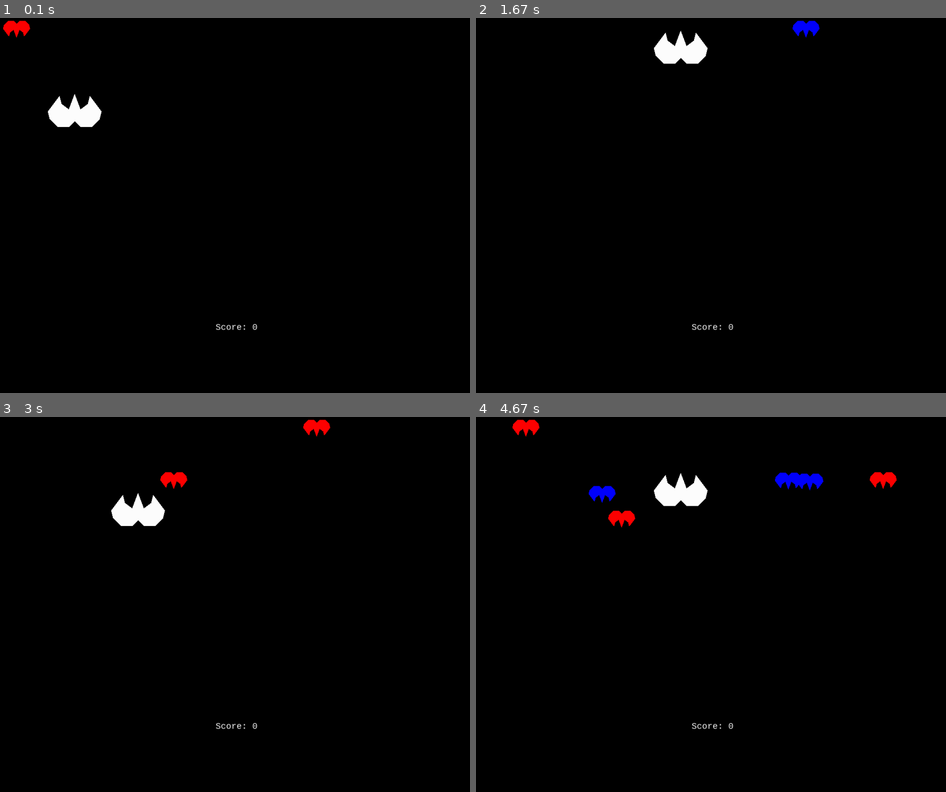
Above: before the commit, frames 1-4 (two rows, left to right).
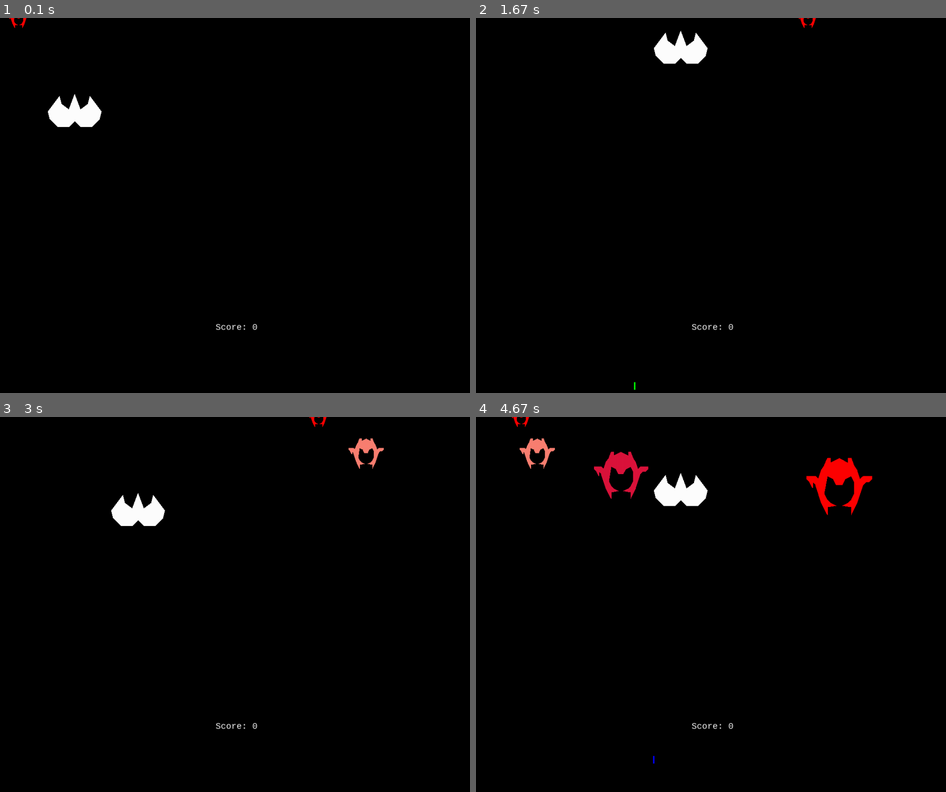
Above: after the commit, the same moments.

Repository: kekVector/TryPygameGame
Game: pygame game, started from main.py
Same seed, same stepped clock (60 frames per second), same inputs: the game is played once before the commit and once after it.
Inputs (mouse positions are in pixels of both pictures, inside the frame that each line leads up to):
- Up to frame 1 (0.1 s): no input
- Up to frame 2 (1.67 s): press the mouse at (696, 224) at 0.37 s; move the mouse to (781, 213) at 0.47 s; release the mouse at (866, 198) at 0.6 s; hold D 0.67-1.13 s; hold W 1.17-1.47 s; hold D from 1.5 s (still down)
- Up to frame 3 (3 s): release D at 1.97 s; hold A 2-2.53 s; hold S 2.57-2.87 s; hold A from 2.9 s (still down)
- Up to frame 4 (4.67 s): release A at 3.3 s; hold W 3.33-3.7 s; hold D 3.73-4.37 s; hold S from 4.4 s (still down)

The runs differ from the first frame. In frame 1, 0.2% of the frame differs, in the area x 0-7%, y 0-6%; in frame 2, 0.2%; in frame 3, 0.6%; in frame 4, 2.6%, in the area x 7-90%, y 0-93%.

Commit message:
Add shooting enemies Add more comments

Diff:
--- a/classes.py
+++ b/classes.py
@@ -5,7 +5,7 @@
 
 
 class Plain:
-    def __init__(self, list_coord, game_window, speed=7, swap=False, color=RED, start_coord = False):
+    def __init__(self, list_coord, game_window, speed=7, swap=False, color=RED, start_coord=False, cooldown=5):
         self.coord = []
         self.game_window = game_window
         self.speed = speed
@@ -22,6 +22,16 @@
         self.swap = swap
         self.alive = True
         self.color = color
+        self.cooldown = cooldown
+        self.current_cooldown = cooldown
+
+    def shoot_reload(self):
+        if self.current_cooldown >= self.cooldown:
+            self.current_cooldown = 0
+            return True
+        else:
+            self.current_cooldown += 1
+            return False
 
     def replace(self, start_coord):
         x_diff = start_coord[0] - self.coord[0][0]
@@ -98,9 +108,9 @@
                              random.choice([RED, GREEN, BLUE]), elem,
                              [elem[0], (elem[1] + self.direction*(-15))], 3)
             elem[1] -= 15*self.direction
-            if elem[1] <= 0:
-                self.bullet_list.pop()
-                self.color_list.pop()
+            if elem[1] <= 0 or elem[1] >= frame_size_y:
+                self.bullet_list.pop(count)
+                self.color_list.pop(count)
 
     def del_bullet(self, index):
         del self.bullet_list[index]
--- a/main.py
+++ b/main.py
@@ -7,20 +7,19 @@
 from classes import *
 from func import is_shooted, show_score
 
+
 # start settings
-
 pygame.init()
 game_window = pygame.display.set_mode((frame_size_x, frame_size_y))
 pygame.display.set_caption("My Game")
 clock = pygame.time.Clock()
 game_window.fill(BLACK)
 
-
 plain = Plain(plain_coordinates, game_window, plain_speed)
 plain_bullet = Bullets(game_window)
+enemy_bullets = Bullets(game_window, direction='down')
 plain_enemy = []
 plain_enemy.append(Plain(plain_enemy_coord, game_window, plain_speed, random.choice(enemy_plains_color)))
-# game start
 
 score = 0
 current_button = 't'
@@ -30,9 +29,10 @@
 shoot_up = False
 plain.resize(0.4)
 plain_enemy[0].resize(0.2)
+game_start = True
 
-
-while True:
+# game start
+while game_start:
     for event in pygame.event.get():
         if event.type == pygame.QUIT:
             pygame.quit()
@@ -52,7 +52,6 @@
                 key_pressed = True
         elif event.type == pygame.MOUSEBUTTONDOWN:
             shoot_down = True
-            shoot_reload = 5
         if event.type == pygame.MOUSEBUTTONUP:
             shoot_down = False
             shoot_up = True
@@ -63,23 +62,30 @@
 
 
 # Fill area and start drawing from the beginning
-    # Moving objects
+    game_window.fill(BLACK)
 
-    game_window.fill(BLACK)
+    # Move main plain
     if key_pressed:
         plain.move(current_button)
     if keyup:
         plain.move(current_button)
         keyup = False
 
+    # Shoot main plain
     if shoot_down:
-        if shoot_reload > 5:
+        if plain.shoot_reload():
             plain_bullet.add_shoot(plain.get_start_coord(), (15,200, 200))
-            shoot_reload = 0
-        else:
-            shoot_reload += 1
     if shoot_up:
         shoot_up = False
+
+
+    # Shoot enemy plains
+    for count, elem in enumerate(plain_enemy):
+        if elem.shoot_reload():
+            if random.random() <= 0.08:
+                enemy_bullets.add_shoot(elem.get_start_coord(), 'random')
+
+    # Destroy enemy plains
     for i in range(len(plain_enemy)-1, -1, -1):
         destroy_plain = is_shooted(plain_enemy[i].coord, plain_bullet.bullet_list)
         if len(destroy_plain) != 0:
@@ -93,26 +99,26 @@
             plains.re_swap(True)
         if plains.left_side_coord() - speed <= 0:
             plains.re_swap(False)
-
         if plains.swap:
             plains.move('a')
         else:
             plains.move('d')
 
-    #Adding new enemy plain
-    if pygame.time.get_ticks()%1000 <= clock.get_time() and pygame.time.get_ticks() > 2000:
-        plain_enemy.append(Plain(plain_enemy_coord, game_window, plain_speed, random.choice(enemy_plains_color),
-                                 start_coord=(random.randint(200, 800), random.randint(600, 1500))))
-        plain_enemy[len(plain_enemy)-1].resize(0.2)
+    # Adding new enemy plain
+    if pygame.time.get_ticks()%2000 <= clock.get_time() and pygame.time.get_ticks() > 2000:
+        plain_enemy.append(Plain(plain_enemy_coord, game_window, speed=random.randint(4, 11),
+                                 color=random.choice(enemy_plains_color),
+                                 start_coord=(random.randint(200, 800), random.randint(50, 500))))
+        plain_enemy[len(plain_enemy)-1].resize(random.uniform(0.2, 0.7))
     print(score)
 
-
-    #drawing
+    # Drawing
     for plains in plain_enemy:
-        pygame.draw.polygon(game_window, random.choice([RED, BLUE]), plains.coord)
+        pygame.draw.polygon(game_window, plains.color, plains.coord)
     pygame.draw.polygon(game_window, WHITE, plain.coord)
     plain_bullet.draw()
+    enemy_bullets.draw()
     show_score(score, 2, WHITE, 'consolas', 20, game_window)
+
     pygame.display.update()
-
     clock.tick(FPS)
--- a/settings.py
+++ b/settings.py
@@ -28,7 +28,16 @@
 #other settings
 plain_speed = 7
 
-plain_enemy_coord = []
+plain_enemy_coord_2 = []
 
 for count, elem in enumerate(plain_coordinates):
-    plain_enemy_coord.append([plain_coordinates[count][0], ((plain_coordinates[count][1]-y)*(-1)) + y-200])
+    plain_enemy_coord_2.append([plain_coordinates[count][0], ((plain_coordinates[count][1]-y)*(-1)) + y-200])
+
+plain_enemy_coord = [[0, 0], [10, 0], [20, -20], [40, -30], [50, -10], [50, 30],
+                     [40, 50], [30, 60], [10, 70], [40, 75], [40, 100], [60, 60],
+                     [80, 0], [90, -10], [90, -10], [100, -10], [110, -20], [110, -30],
+                     [80, -30], [70, -20], [60, -50], [50, -65], [40, -90], [30, -90],
+                     [30, -75], [0, -90], [-30, -75], [-30, -90], [-40, -90], [-50, -65],
+                     [-60, -50], [-70, -20], [-80, -30], [-110, -30], [-110, -20], [-100, -10],
+                     [-90, 10], [-90, -10], [-80, 0], [-60, 60], [-40, 100], [-40, 75], [-10, 70],
+                     [-30, 60], [-40, 50], [-50, 30], [-40, -30], [-20, -20], [-10, 0]]
